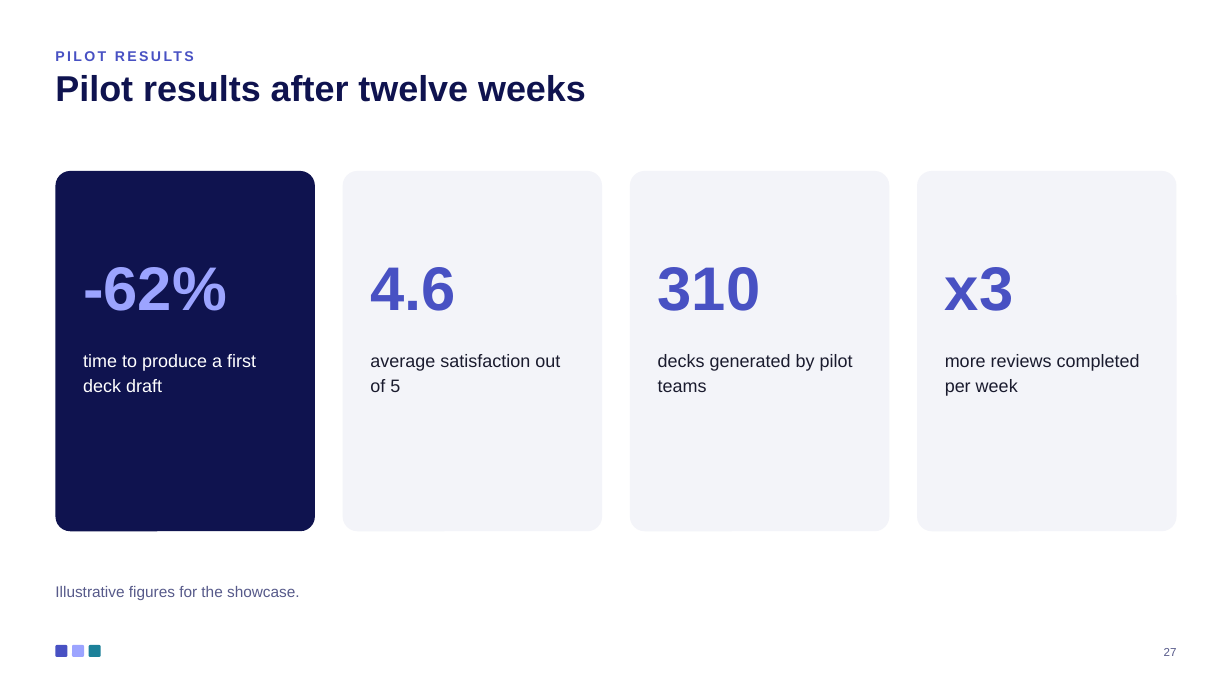
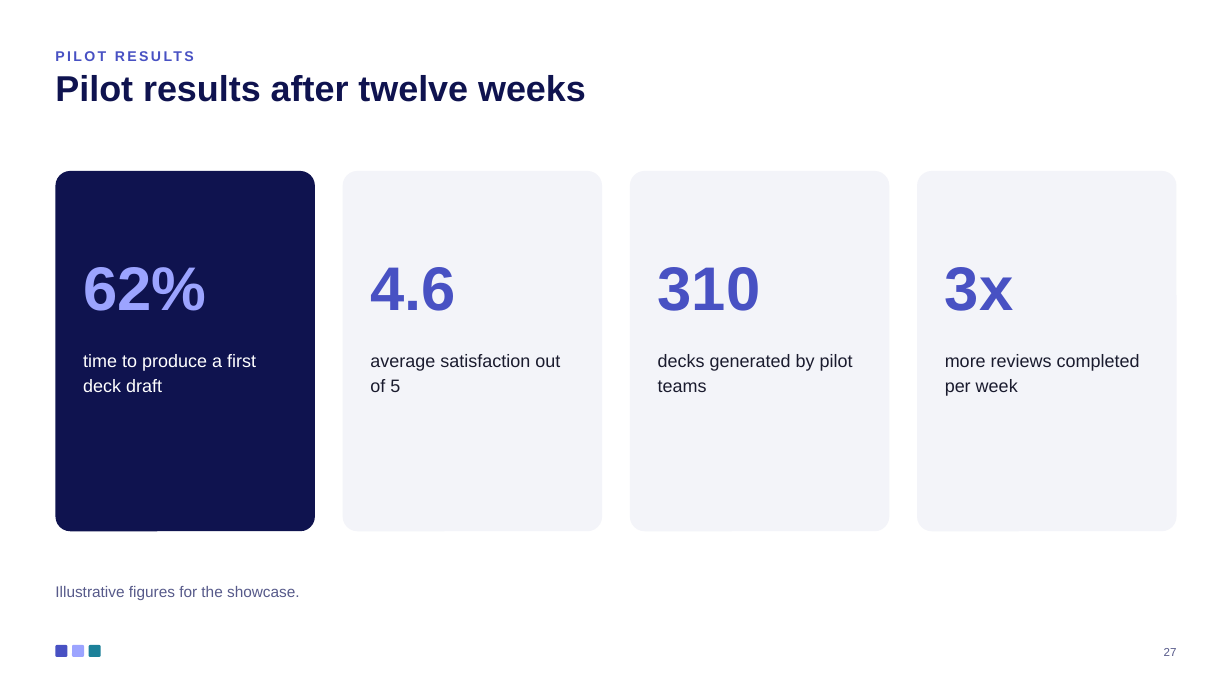
Before and after one commit to ThalesGroup/fred, a slide deck: slide 27 of libs/capabilities/fred-capability-ppt-filler/fred_capability_ppt_filler/builder/assets/fred_template.pptx. Drawn at 1232x693 pixels with LibreOffice and Linux fonts; fonts in the diff are those of the drawing. Boxes give left, top, right and bottom in pixels: in the first picture for what was removed or moved away, otherwise in the second. Text is boxed around its words. In the diff, an @@ line names an element or a change of style, - is before the commit and + after.

```diff
--- a/libs/capabilities/fred-capability-ppt-filler/fred_capability_ppt_filler/builder/assets/fred_template.pptx
+++ b/libs/capabilities/fred-capability-ppt-filler/fred_capability_ppt_filler/builder/assets/fred_template.pptx
@@ text at bbox=[83, 267, 206, 311]: text changed @@
--62%
+62%
@@ text at bbox=[945, 267, 1013, 311]: text changed @@
-x3
+3x
```
Also in this commit, not shown: 8 other slides changed, 4 other files.
